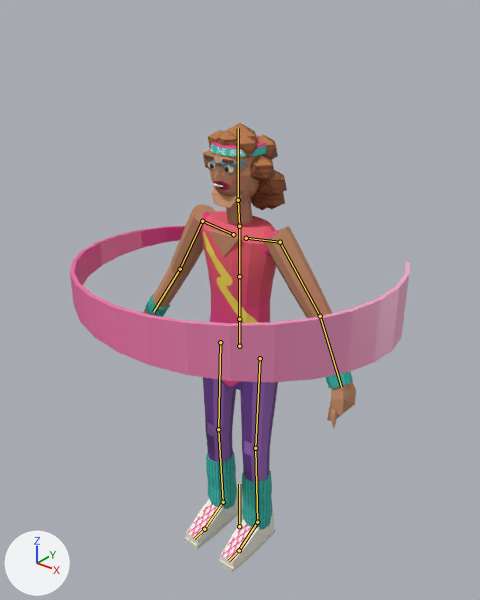
What one commit did to the Blender file art/rox.blend.
Both versions are drawn from a 50 mm lens placed at (1.46, -1.83, 2.31), pointed at (0.04, -0.05, 1.21). The lights are fixed; the arrows at lower left show +X, +Y and +Z. The picture after the commit comes second. The bones that change, and the others that lie on the model, are drawn over the model as lines.

In view in the first picture: 'fx_lariat_trail', 'rox_body'.
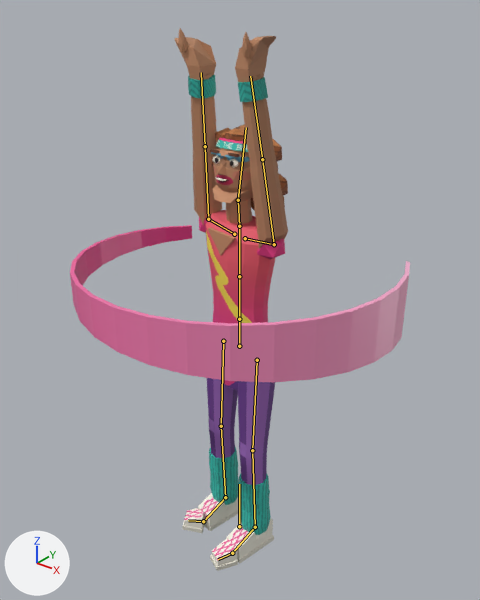
The newer file adds an action. The first version stands in its rest pose; the second is drawn at frame 16 of the action 'intro_2'.

Boxes (x1, y1, x2, y2) around the edits, measured in the pictures (480 x 600 px):
'rox_body', posed (46% narrower, 21% taller)
    before: (143, 123, 356, 572)
    after: (174, 28, 288, 571)
bone 'head', root to tip
    before: (238, 200) to (238, 128)
    after: (238, 200) to (246, 127)
bone 'toe.L', root to tip
    before: (239, 550) to (228, 561)
    after: (232, 553) to (218, 559)
bone 'toe.R', root to tip
    before: (204, 529) to (194, 539)
    after: (203, 521) to (188, 520)

The change in detail:
Bone 'hips' (bone_hips) turns from (0, 0, 0) to (0, -10, 0) degrees about its own x, y and z.
Bone 'neck' (bone_neck) turns from (0, 0, 0) to (0, 10, -1) degrees about its own x, y and z.
Bone 'head' (bone_head) turns from (0, 0, 0) to (-10, 0, 0) degrees about its own x, y and z.
Bone 'toe.L' (bone_toe_l) turns from (0, 0, 0) to (0, 1, -15) degrees about its own x, y and z.
Bone 'toe.R' (bone_toe_r) turns from (0, 0, 0) to (-1, 3, -50) degrees about its own x, y and z.
Bone 'ik_hand.L' (bone_ik_hand_l) moves from (0.0, 0.0, 0.0) to (-0.017, -1.147, 0.137).
Bone 'ik_hand.L' (bone_ik_hand_l) turns from (0, 0, 0) to (3, 1, 160) degrees about its own x, y and z.
Bone 'ik_foot.L' (bone_ik_foot_l) moves from (0.0, 0.0, 0.0) to (-0.01, 0.027, 0.014).
Bone 'ik_foot.L' (bone_ik_foot_l) turns from (0, 0, 0) to (0, 4, -9) degrees about its own x, y and z.
Bone 'pole_knee.L' (bone_pole_knee_l) moves from (0.0, 0.0, 0.0) to (-0.094, 0.02, 0.022).
Bone 'ik_hand.R' (bone_ik_hand_r) moves from (0.0, 0.0, 0.0) to (0.024, -1.166, 0.138).
Bone 'ik_hand.R' (bone_ik_hand_r) turns from (0, 0, 0) to (3, -1, -160) degrees about its own x, y and z.
Bone 'ik_foot.R' (bone_ik_foot_r) moves from (0.0, 0.0, 0.0) to (0.01, -0.027, -0.014).
Bone 'ik_foot.R' (bone_ik_foot_r) turns from (0, 0, 0) to (0, 4, -9) degrees about its own x, y and z.
Bone 'pole_knee.R' (bone_pole_knee_r) moves from (0.0, 0.0, 0.0) to (-0.114, 0.02, -0.04).
